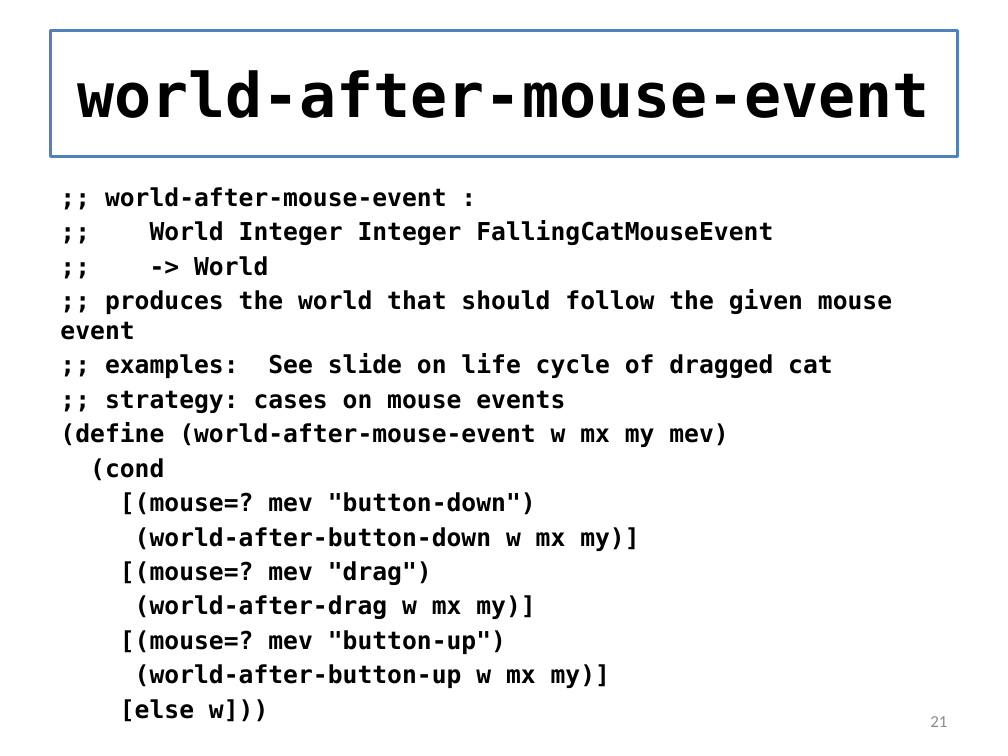
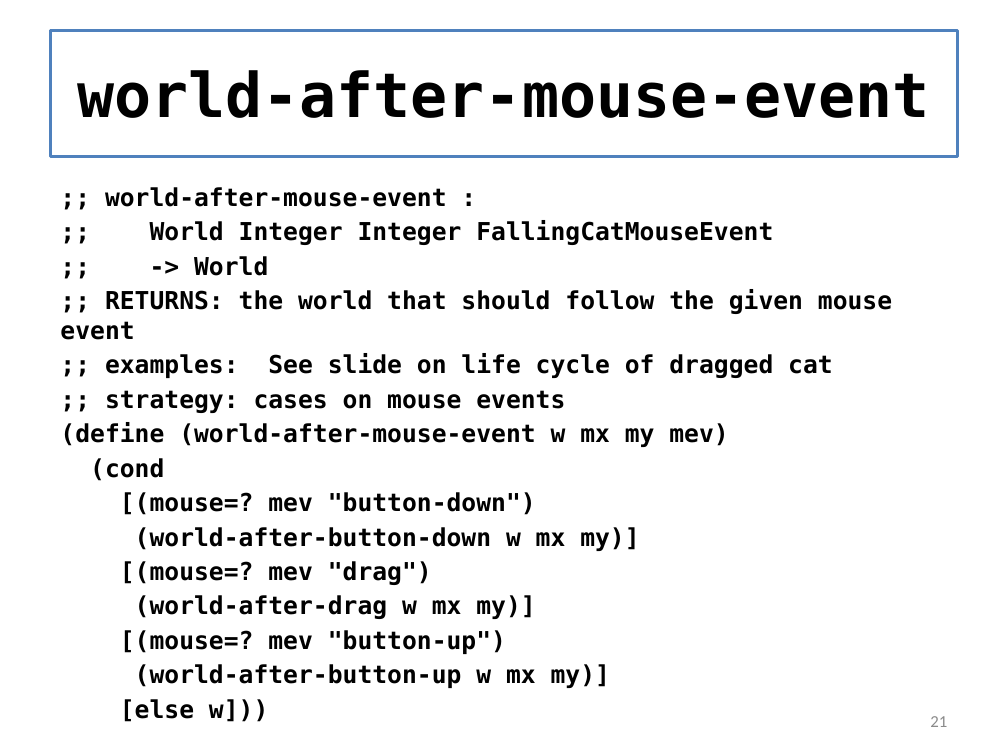
Before and after one commit to mwand/cs5010f16, a slide deck: slide 21 of Slides/Lesson 3.3 Draggable-Cat.pptx. Drawn at 1008x756 pixels with LibreOffice and Linux fonts; fonts in the diff are those of the drawing. Boxes give left, top, right and bottom in pixels: in the first picture for what was removed or moved away, otherwise in the second. Text is boxed around its words. In the diff, an @@ line names an element or a change of style, - is before the commit and + after.

```diff
--- a/Slides/Lesson 3.3 Draggable-Cat.pptx
+++ b/Slides/Lesson 3.3 Draggable-Cat.pptx
@@ text at box(60, 289, 892, 340): text changed @@
-;; produces the world that should follow the given mouse event
+;; RETURNS: the world that should follow the given mouse event
```
Also in this commit, not shown: 1 other slide changed, 7 other files.
